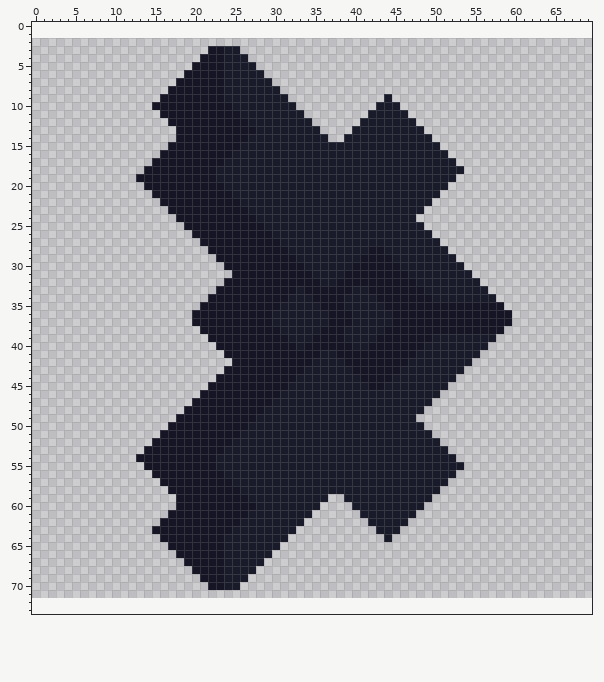
Sprite sheet, stored at sprites/units/dark-arkyid-foot.png. The first picture shows the starting point.
The file is 70x70 pixels. Pixels under 10% opacity are left out. The old version is drawn lined up with the new one, on the new canvas.
And afterwards:
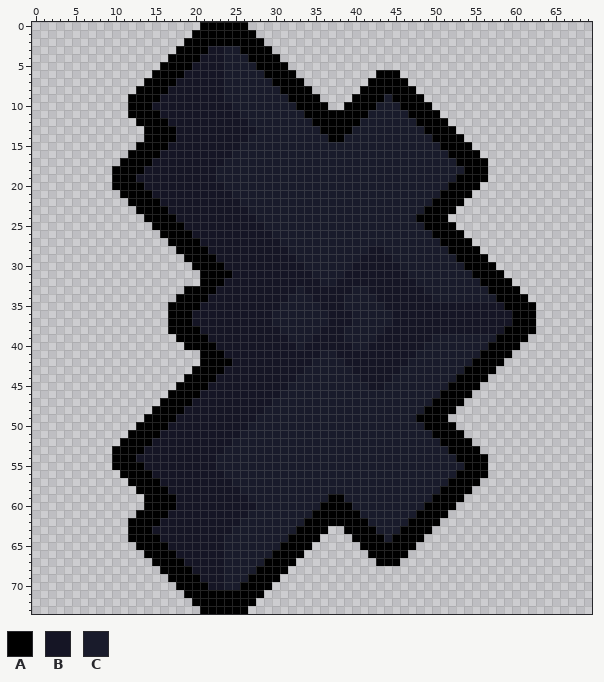
Palette (. is transparent): A #000000  B #151525  C #191b2b
Diff:
canvas 70x70 -> 70x74, the old top-left corner now at 0,2
Changed rows in their new state; - is an unchanged pixel.
first column x 10:
 0 -----------AAAAAA------------------------------------
 1 ----------AAAAAAAA-----------------------------------
 2 ---------AAAAAAAAAA----------------------------------
 3 --------AAAA----AAAA---------------------------------
 4 -------AAAA------AAAA--------------------------------
 5 ------AAAA--------AAAA-------------------------------
 6 -----AAAA----------AAAA----------AAA-----------------
 7 ----AAAA------------AAAA--------AAAAA----------------
 8 ---AAAA--------------AAAA------AAAAAAA---------------
 9 --AAAA----------------AAAA----AAAA-AAAA--------------
10 --AAA------------------AAAA--AAAA---AAAA-------------
11 --AAAA------------------AAAAAAAA-----AAAA------------
12 ---AAAA------------------AAAAAA-------AAAA-----------
13 ----AAAA------------------AAAA---------AAAA----------
14 ----AAAA-------------------AA-----------AAAA---------
15 ---AAAA----------------------------------AAAA--------
16 --AAAA------------------------------------AAAA-------
17 -AAAA--------------------------------------AAAA------
18 AAAA----------------------------------------AAA------
19 AAA----------------------------------------AAAA------
20 AAAA--------------------------------------AAAA-------
21 -AAAA------------------------------------AAAA--------
22 --AAAA----------------------------------AAAA---------
23 ---AAAA--------------------------------AAAA----------
24 ----AAAA------------------------------AAAA-----------
25 -----AAAA------------------------------AAAA----------
26 ------AAAA------------------------------AAAA---------
27 -------AAAA------------------------------AAAA--------
28 --------AAAA------------------------------AAAA-------
29 ---------AAAA------------------------------AAAA------
30 ----------AAAA------------------------------AAAA-----
31 -----------AAAA------------------------------AAAA----
32 -----------AAA--------------------------------AAAA---
33 ---------AAAA----------------------------------AAAA--
34 --------AAAA------------------------------------AAAA-
35 -------AAAA--------------------------------------AAAA
36 -------AAA----------------------------------------AAA
37 -------AAA----------------------------------------AAA
38 -------AAAA--------------------------------------AAAA
39 --------AAAA------------------------------------AAAA-
40 ---------AAAA----------------------------------AAAA--
41 -----------AAA--------------------------------AAAA---
42 -----------AAAA------------------------------AAAA----
43 ----------AAAA------------------------------AAAA-----
44 ---------AAAA------------------------------AAAA------
45 --------AAAA------------------------------AAAA-------
46 -------AAAA------------------------------AAAA--------
47 ------AAAA------------------------------AAAA---------
48 -----AAAA------------------------------AAAA----------
49 ----AAAA------------------------------AAAA-----------
50 ---AAAA--------------------------------AAAA----------
51 --AAAA----------------------------------AAAA---------
52 -AAAA------------------------------------AAAA--------
53 AAAA--------------------------------------AAAA-------
54 AAA----------------------------------------AAAA------
55 AAAA----------------------------------------AAA------
56 -AAAA--------------------------------------AAAA------
57 --AAAA------------------------------------AAAA-------
58 ---AAAA----------------------------------AAAA--------
59 ----AAAA-------------------AA-----------AAAA---------
60 ----AAAA------------------AAAA---------AAAA----------
61 ---AAAA------------------AAAAAA-------AAAA-----------
62 --AAAA------------------AAAAAAAA-----AAAA------------
63 --AAA------------------AAAA--AAAA---AAAA-------------
64 --AAAA----------------AAAA----AAAA-AAAA--------------
65 ---AAAA--------------AAAA------AAAAAAA---------------
66 ----AAAA------------AAAA--------AAAAA----------------
67 -----AAAA----------AAAA----------AAA-----------------
68 ------AAAA--------AAAA-------------------------------
69 -------AAAA------AAAA--------------------------------
70 --------AAAA----AAAA---------------------------------
71 ---------AAAAAAAAAA----------------------------------
72 ----------AAAAAAAA-----------------------------------
73 -----------AAAAAA------------------------------------
Boxes around the changes in both pictures, in picture pixels (x1, y1, x2, y2):
added: (112, 22, 536, 614)
